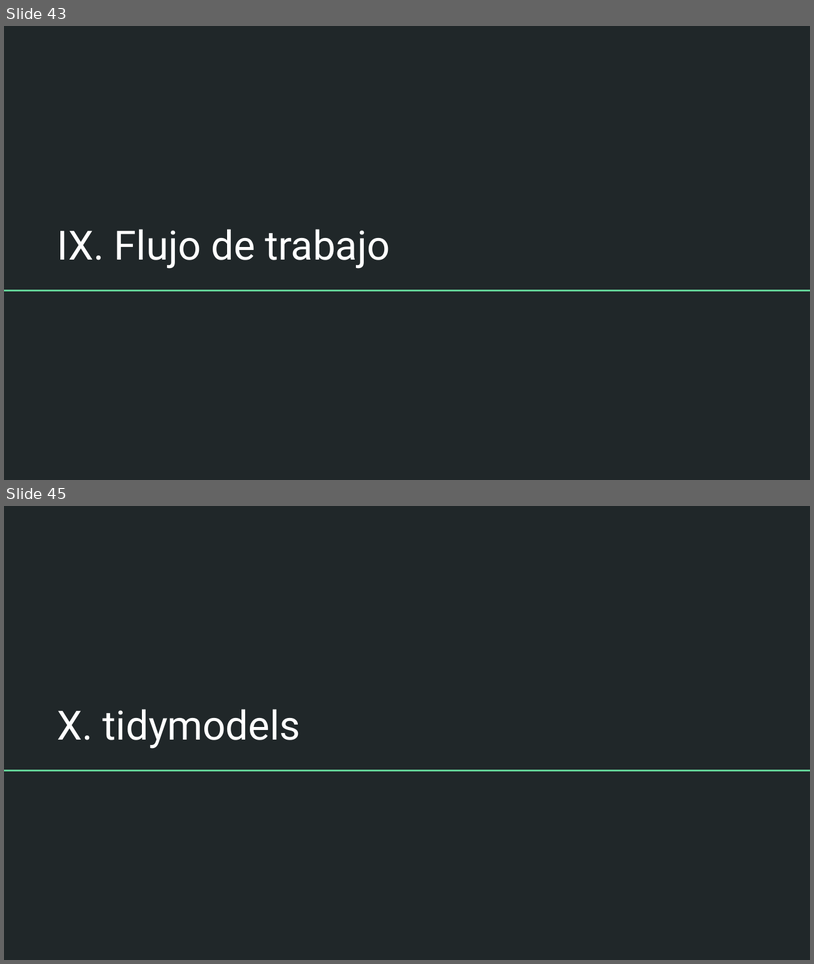
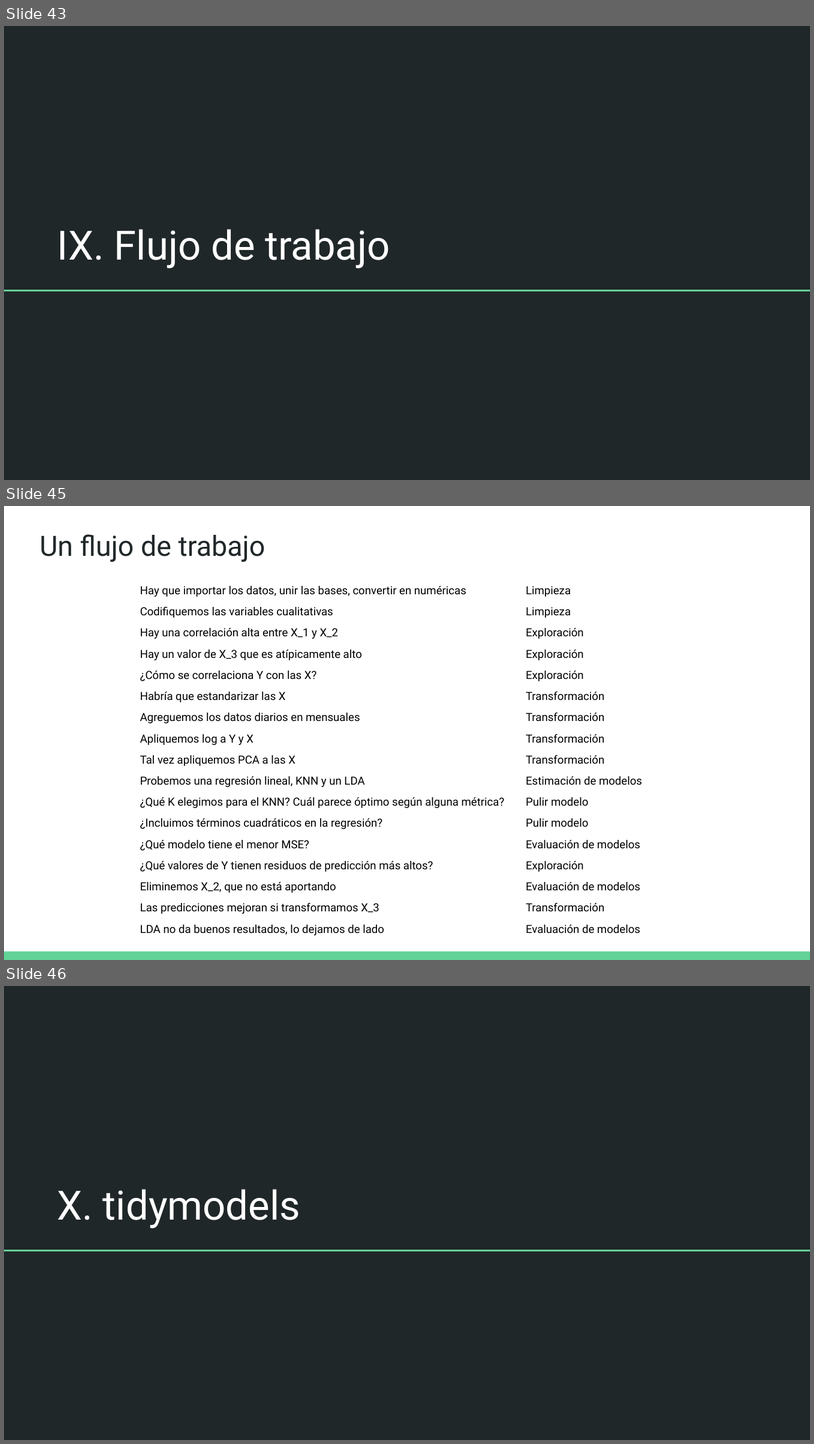
Before and after one commit to DCSCyHD/2023_modulo_3, a slide deck: clase1/teorica_1.pptx. Shown one above the other, each under a label of ours: slides 43 and 45 before the commit, slides 43, 45 and 46 after it; the slides between them are not shown. The pictures are 814x964 and 814x1444 pixels, drawn with LibreOffice and Linux fonts; fonts in the diff are those of the drawing. Boxes give left, top, right and bottom in pixels: in the first picture for what was removed or moved away, otherwise in the second. Text is boxed around its words. In the diff, an @@ line names an element or a change of style, - is before the commit and + after.

```diff
--- a/clase1/teorica_1.pptx
+++ b/clase1/teorica_1.pptx
@@ slide 45 added at (x1=4, y1=506, x2=810, y2=960), background #FFFFFF @@
@@ title added at (x1=39, y1=534, x2=266, y2=562), 25 pt, text #202729 @@
+Un flujo de trabajo
@@ table added at (x1=132, y1=580, x2=683, y2=945), 17 rows, 2 columns @@
+Hay que importar los datos, unir las bases, convertir en numéricas | Limpieza
+Codifiquemos las variables cualitativas | Limpieza
+Hay una correlación alta entre X_1 y X_2 | Exploración
+Hay un valor de X_3 que es atípicamente alto | Exploración
+¿Cómo se correlaciona Y con las X? | Exploración
+Habría que estandarizar las X | Transformación
+Agreguemos los datos diarios en mensuales | Transformación
+Apliquemos log a Y y X | Transformación
+Tal vez apliquemos PCA a las X | Transformación
+Probemos una regresión lineal, KNN y un LDA | Estimación de modelos
+¿Qué K elegimos para el KNN? Cuál parece óptimo según alguna métrica? | Pulir modelo
+¿Incluimos términos cuadráticos en la regresión? | Pulir modelo
+¿Qué modelo tiene el menor MSE? | Evaluación de modelos
+¿Qué valores de Y tienen residuos de predicción más altos? | Exploración
+Eliminemos X_2, que no está aportando | Evaluación de modelos
+Las predicciones mejoran si transformamos X_3 | Transformación
+LDA no da buenos resultados, lo dejamos de lado | Evaluación de modelos
@@ rectangle added at (x1=4, y1=951, x2=810, y2=960), fill #63D297 @@
@@ what was slide 45 is now slide 46 @@
```
Also in this commit, not shown: 3 slides changed, 2 other slides added, 3 other files.
